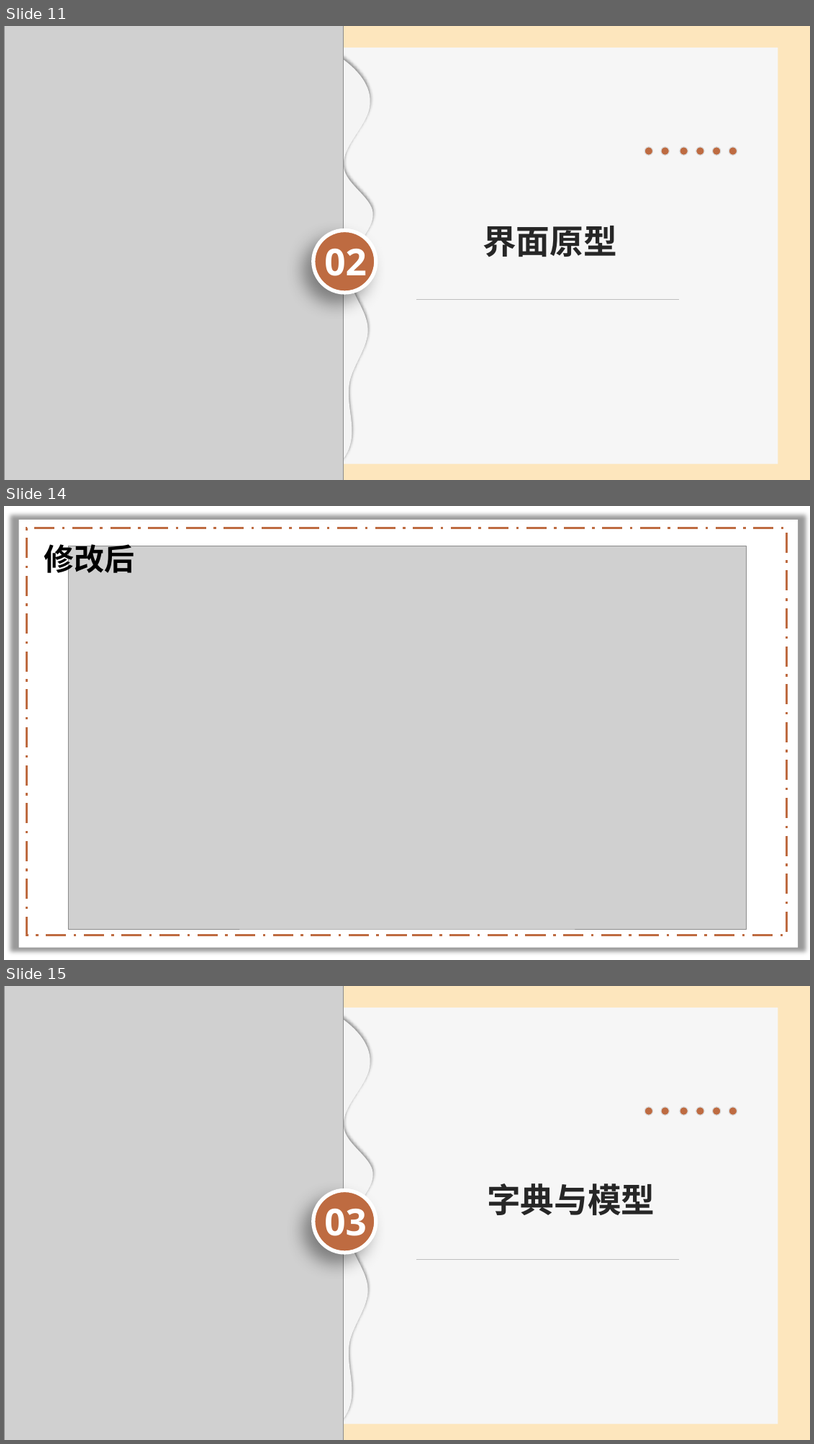
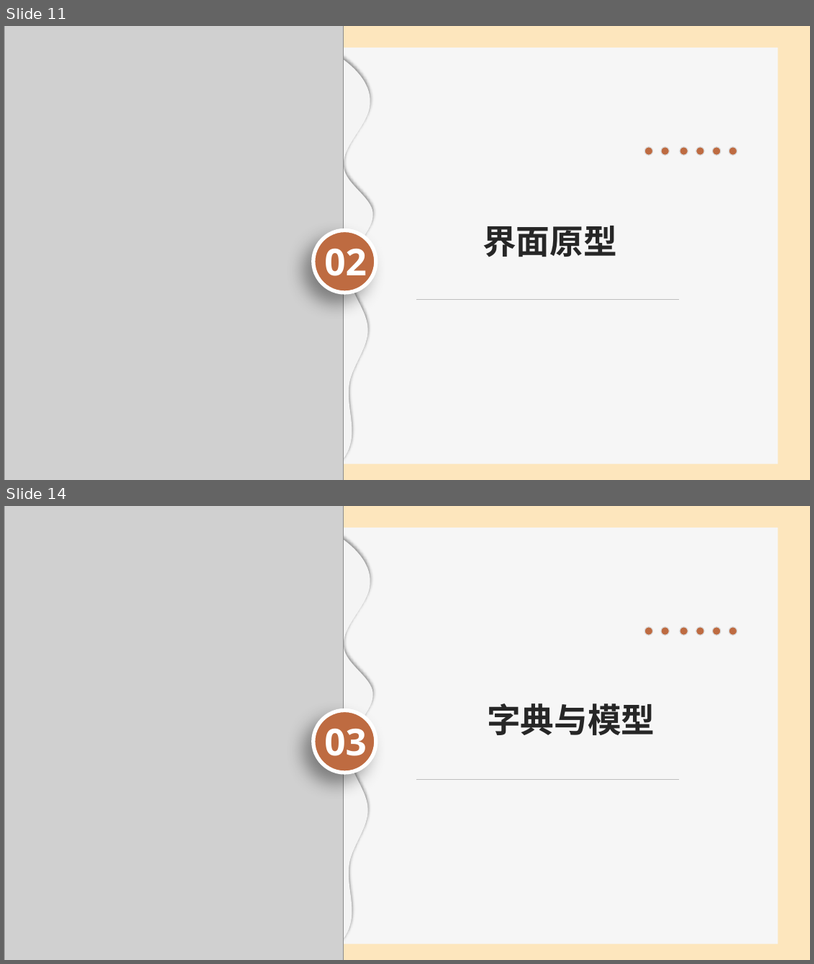
Before and after one commit to lenovo-wu/G11ZUCC, a slide deck: 需求规格说明.pptx. Shown one above the other, each under a label of ours: slides 11, 14 and 15 before the commit, slides 11 and 14 after it; the slides between them are not shown. The pictures are 814x1444 and 814x964 pixels, drawn with LibreOffice and Linux fonts; fonts in the diff are those of the drawing; grey boxes stand for pictures; background and template pictures are left out. Boxes give left, top, right and bottom in pixels: in the first picture for what was removed or moved away, otherwise in the second. Text is boxed around its words. In the diff, an @@ line names an element or a change of style, - is before the commit and + after.

```diff
--- a/需求规格说明.pptx
+++ b/需求规格说明.pptx
@@ slide 14 removed at (4,506,810,960), background picture (left out); not listed: 1 template element that a slide beside it also shows @@
@@ rectangle removed at (26,528,787,935) @@
@@ text removed at (44,539,134,577) @@
-修改后
@@ picture removed at (68,546,746,929) @@
@@ what was slide 15 is now slide 14 @@
```
Also in this commit, not shown: 3 slides changed, 1 slide added, 2 other slides removed.
